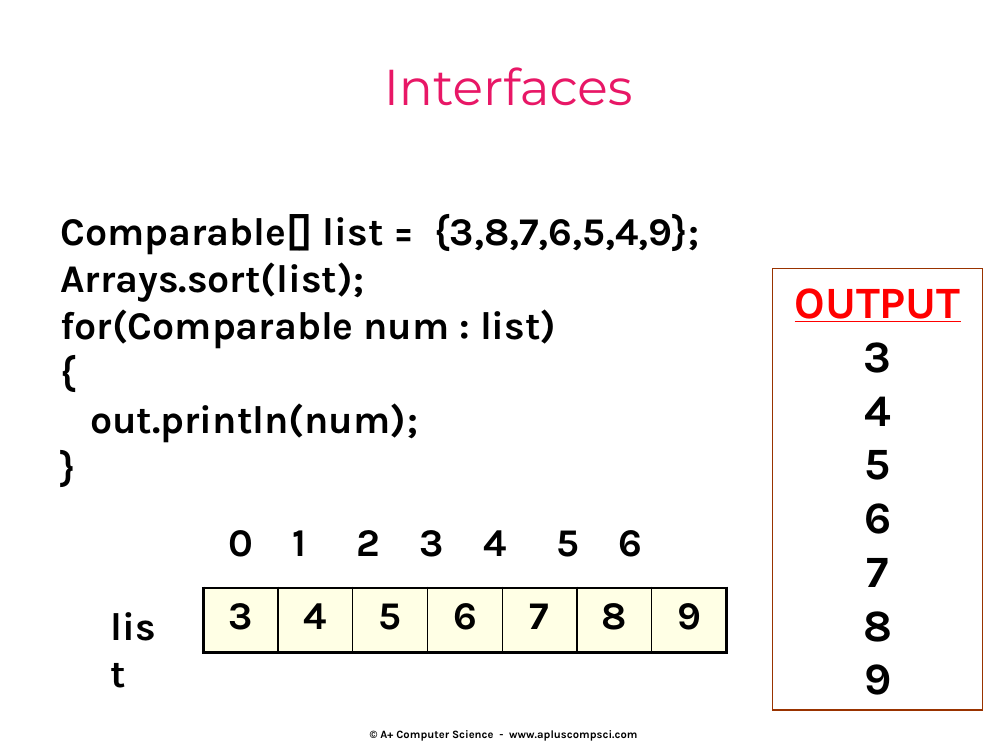
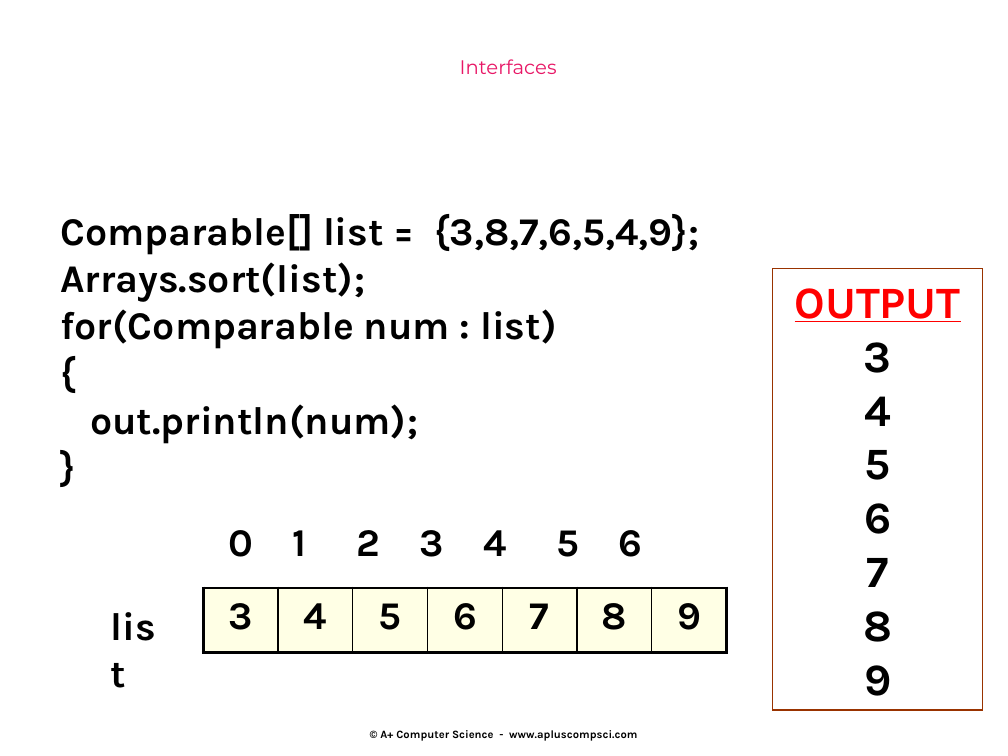
Before and after one commit to Cy-FairCS/cs3, a slide deck: slide 55 of u04b_interfaces/notes/_a_interfaces notes.pptx (slide 60 before the commit). Drawn at 1008x756 pixels with LibreOffice and Linux fonts; fonts in the diff are those of the drawing. Boxes give left, top, right and bottom in pixels: in the first picture for what was removed or moved away, otherwise in the second. Text is boxed around its words. In the diff, an @@ line names an element or a change of style, - is before the commit and + after.

```diff
--- a/u04b_interfaces/notes/_a_interfaces notes.pptx
+++ b/u04b_interfaces/notes/_a_interfaces notes.pptx
@@ text "Interfaces" at (460, 59, 557, 74): size 36 to 14 pt @@
```
Also in this commit, not shown: 53 other slides changed, 7 slides removed, 1 other file.
